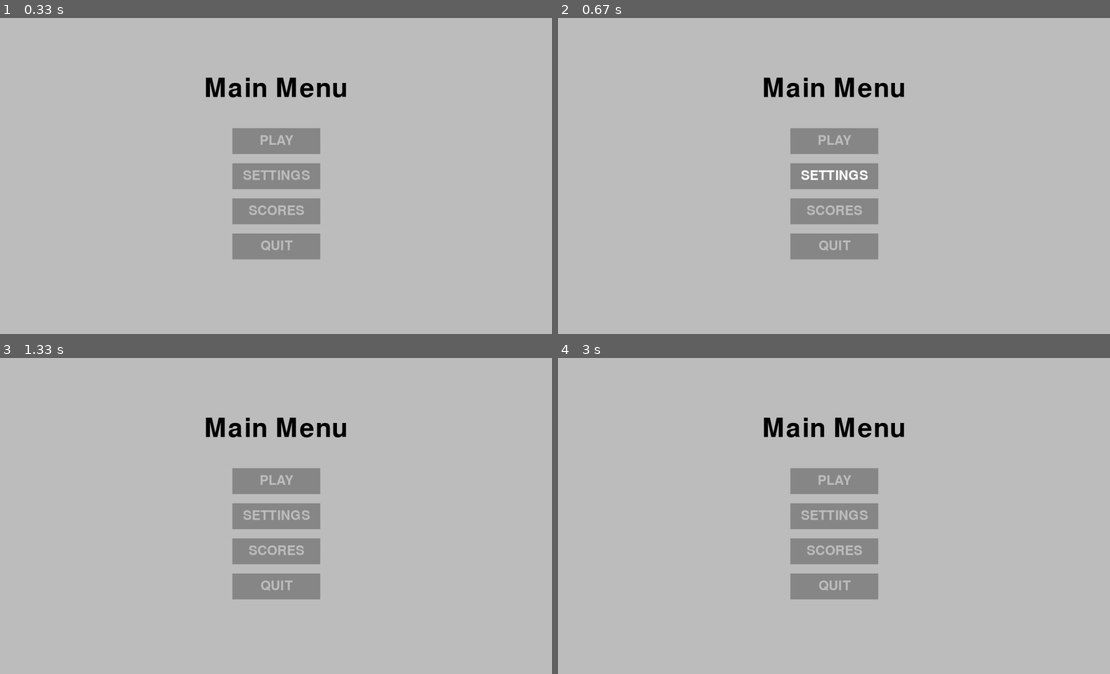
Above: before the commit, frames 1-4 (two rows, left to right).
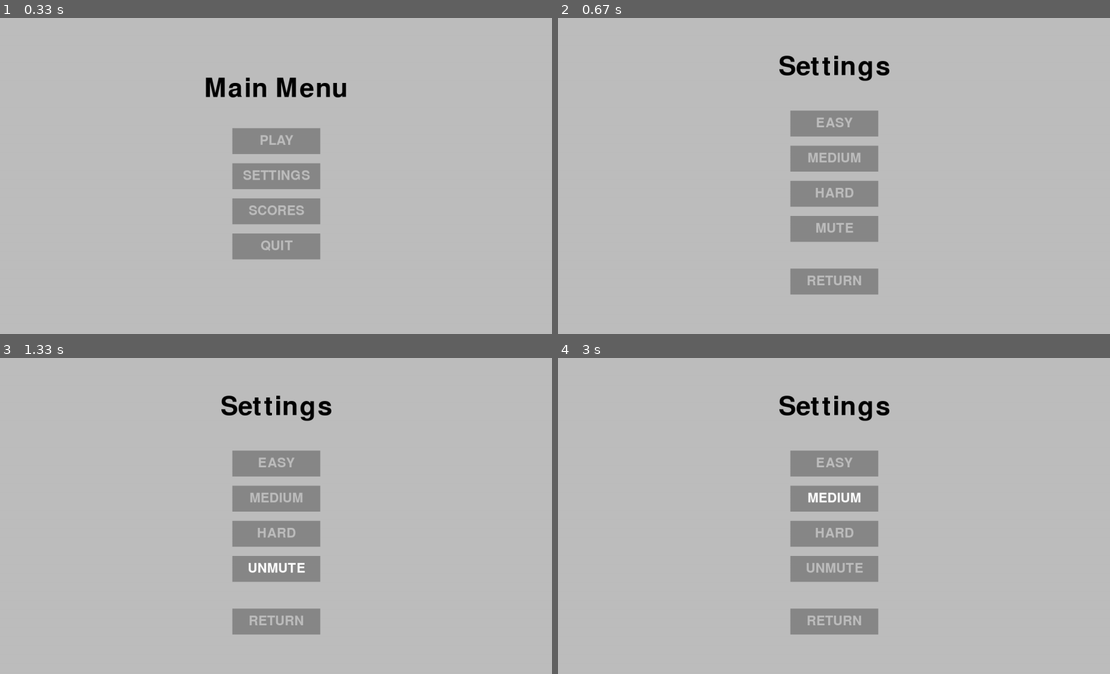
Above: after the commit, the same moments.

Repository: EricNohara/PyGame-Circumventor
Game: pygame game, started from betagame.py
The game is run twice, just before and just after one commit, with the same random seed, the same clock (stepped at 60 frames per second) and the same inputs.
Inputs (mouse positions are in pixels of both pictures, inside the frame that each line leads up to):
- Up to frame 1 (0.33 s): no input
- Up to frame 2 (0.67 s): click (834, 176) at 0.38 s
- Up to frame 3 (1.33 s): click (281, 538) at 0.72 s; click (276, 569) at 1.05 s, where only the run after the commit has a clickable "MUTE"
- Up to frame 4 (3 s): click (834, 462) at 1.55 s, where only the run after the commit has a clickable "EASY"; click (845, 408) at 1.88 s; click (834, 497) at 2.72 s, where only the run after the commit has a clickable "MEDIUM"

Frame 1 is identical in both runs. In frame 2, 6.6% of the frame differs, in the area x 37-63%, y 11-88%; in frame 3, 6.6%; in frame 4, 6.6%.

Commit message:
added buttons to the settings menu and added a mute button feature

Diff:
--- a/betagame.py
+++ b/betagame.py
@@ -13,6 +13,8 @@
 player_pos = pg.Vector2(screen.get_width() / 2, screen.get_height() / 2)
 score = -2
 SCORES = [0,0,0,0,0]
+MUTED = False
+GAMEMODE = "Medium"
 
 font = pg.font.Font('freesansbold.ttf', 30)
 header_font = pg.font.Font('freesansbold.ttf', 60)
@@ -57,7 +59,8 @@
         player_pos.x = WIDTH - player.w
 
 def generate_hazards():
-    global score, projectile_left, projectile_right, projectile_top, projectile_bottom, projectile_left_pos, projectile_right_pos, projectile_top_pos, projectile_bottom_pos
+    global score, projectile_left, projectile_right, projectile_top, projectile_bottom, projectile_left_pos, projectile_right_pos, projectile_top_pos, projectile_bottom_pos, projectile_radius
+    projectile_radius = 30 if GAMEMODE == "Medium" else 20 if GAMEMODE == "Easy" else 35
     if projectile_left == False:
         score += 1
         projectile_left_pos = (0,random.randint(0, HEIGHT))
@@ -143,8 +146,50 @@
         pg.display.flip()
         clock.tick(60)
 
-def settings():
-    pass
+def settings(return_menu_type):
+    global MUTED, GAMEMODE
+    pg.display.set_caption("Settings")
+    while True:
+        screen.fill("grey")
+        MOUSE_POS = pg.mouse.get_pos()
+        header = header_font.render("Settings", True, "black")
+        header_rect = header.get_rect()
+        screen.blit(header, ((WIDTH-header_rect.w)/2,(HEIGHT-header_rect.h)/8))
+
+        RETURN_BTN = Button(image=pg.image.load("assets/Btn-Rect2.png"), pos=(WIDTH/2, HEIGHT/1.2), text_input="RETURN", font=font, base_color="grey", hovering_color="white")
+        EASY_BTN = Button(image=pg.image.load("assets/Btn-Rect2.png"), pos=(WIDTH/2, HEIGHT/3), text_input="EASY", font=font, base_color="grey", hovering_color="white")
+        MEDIUM_BTN = Button(image=pg.image.load("assets/Btn-Rect2.png"), pos=(WIDTH/2, HEIGHT/3 + 80), text_input="MEDIUM", font=font, base_color="grey", hovering_color="white")
+        HARD_BTN = Button(image=pg.image.load("assets/Btn-Rect2.png"), pos=(WIDTH/2, HEIGHT/3 + 160), text_input="HARD", font=font, base_color="grey", hovering_color="white")
+        MUTE_BTN = Button(image=pg.image.load("assets/Btn-Rect2.png"), pos=(WIDTH/2, HEIGHT/3 + 240), text_input="MUTE", font=font, base_color="grey", hovering_color="white")
+        UNMUTE_BTN = Button(image=pg.image.load("assets/Btn-Rect2.png"), pos=(WIDTH/2, HEIGHT/3 + 240), text_input="UNMUTE", font=font, base_color="grey", hovering_color="white")
+
+        for btn in [RETURN_BTN, EASY_BTN, MEDIUM_BTN, HARD_BTN, MUTE_BTN, UNMUTE_BTN]:
+            if btn == MUTE_BTN and MUTED == True or btn == UNMUTE_BTN and MUTED == False:
+                continue
+            btn.changeColor(MOUSE_POS)
+            btn.update(screen)
+
+        for event in pg.event.get():
+            check_exit(event)
+            if event.type == pg.KEYDOWN:
+                if event.key == pg.K_ESCAPE:
+                    menu_screen(return_menu_type)
+            elif event.type == pg.MOUSEBUTTONDOWN:
+                if RETURN_BTN.checkForInput(MOUSE_POS):
+                    menu_screen(return_menu_type)
+                if EASY_BTN.checkForInput(MOUSE_POS):
+                    GAMEMODE = "Easy"
+                if MEDIUM_BTN.checkForInput(MOUSE_POS):
+                    GAMEMODE = "Medium"
+                if HARD_BTN.checkForInput(MOUSE_POS):
+                    GAMEMODE = "Hard"
+                if MUTE_BTN.checkForInput(MOUSE_POS):
+                    if MUTED == False:
+                        MUTED = True
+                    else:
+                        MUTED = False
+
+        pg.display.flip()
 
 def scores(return_menu_type):
     pg.display.set_caption("Scores")
@@ -211,7 +256,7 @@
                 if PLAY_BTN.checkForInput(MOUSE_POS):
                     play()
                 if SETTINGS_BTN.checkForInput(MOUSE_POS):
-                    settings()
+                    settings(menu_type)
                 if SCORES_BTN.checkForInput(MOUSE_POS):
                     scores(menu_type)
                 if QUIT_BTN.checkForInput(MOUSE_POS):
--- a/button.py
+++ b/button.py
@@ -6,6 +6,14 @@
 		self.font = font
 		self.base_color, self.hovering_color = base_color, hovering_color
 		self.text_input = text_input
+		self.text = self.font.render(self.text_input, True, self.base_color)
+		if self.image is None:
+			self.image = self.text
+		self.rect = self.image.get_rect(center=(self.x_pos, self.y_pos))
+		self.text_rect = self.text.get_rect(center=(self.x_pos, self.y_pos))
+
+	def update_text(self, text):
+		self.text_input = text
 		self.text = self.font.render(self.text_input, True, self.base_color)
 		if self.image is None:
 			self.image = self.text
